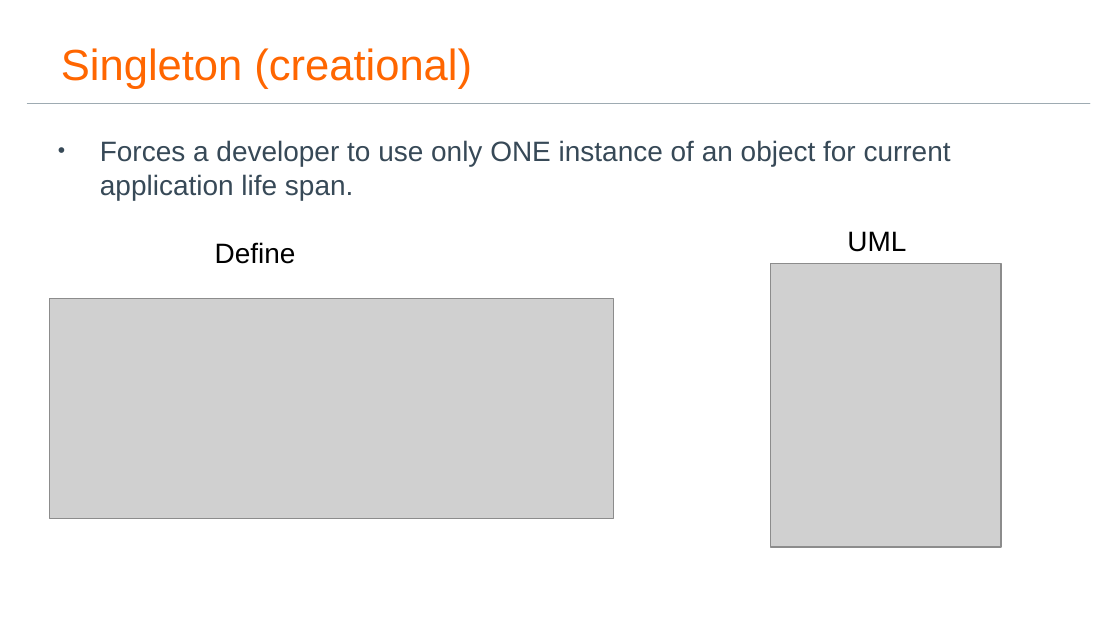
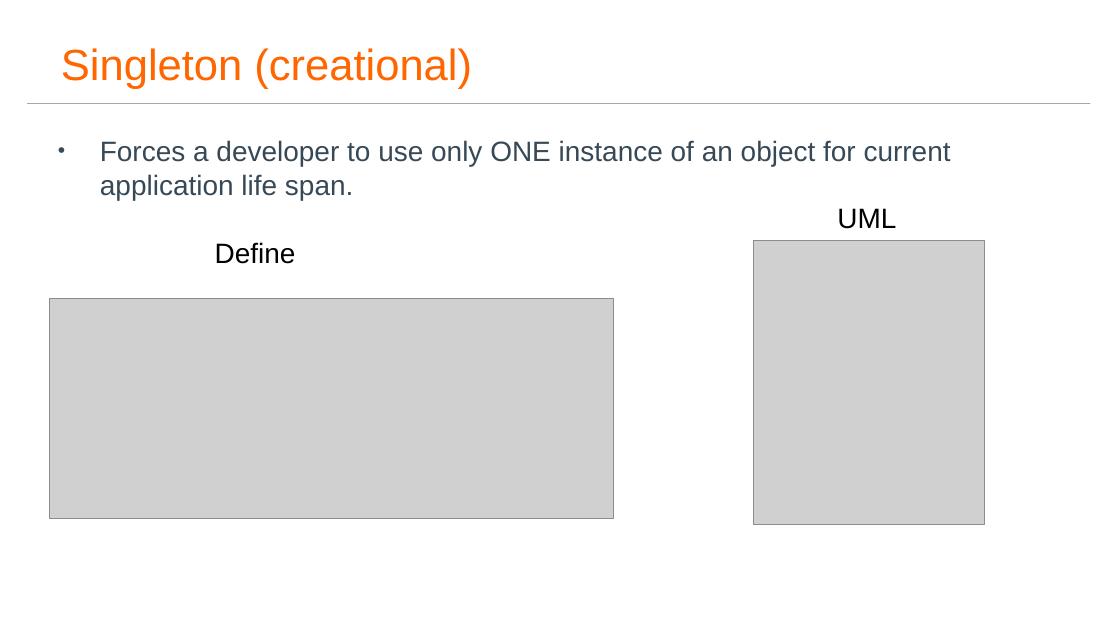
Before and after one commit to hguillou/Jan2017_DesignPatternsTraining, a slide deck: slide 7 of Documents/Design Patterns Presentation.pptx. Drawn at 1120x630 pixels with LibreOffice and Linux fonts; fonts in the diff are those of the drawing; grey boxes stand for pictures; background and template pictures are left out. Boxes give left, top, right and bottom in pixels: in the first picture for what was removed or moved away, otherwise in the second. Text is boxed around its words. In the diff, an @@ line names an element or a change of style, - is before the commit and + after.

```diff
--- a/Documents/Design Patterns Presentation.pptx
+++ b/Documents/Design Patterns Presentation.pptx
@@ text "UML": place and size @@
-text "UML" at [847,231,906,252]
+text "UML" at [837,208,896,229]
@@ picture: place and size @@
-picture at [771,263,1001,547]
+picture at [754,241,984,524]
```
Also in this commit, not shown: 9 other slides changed.
